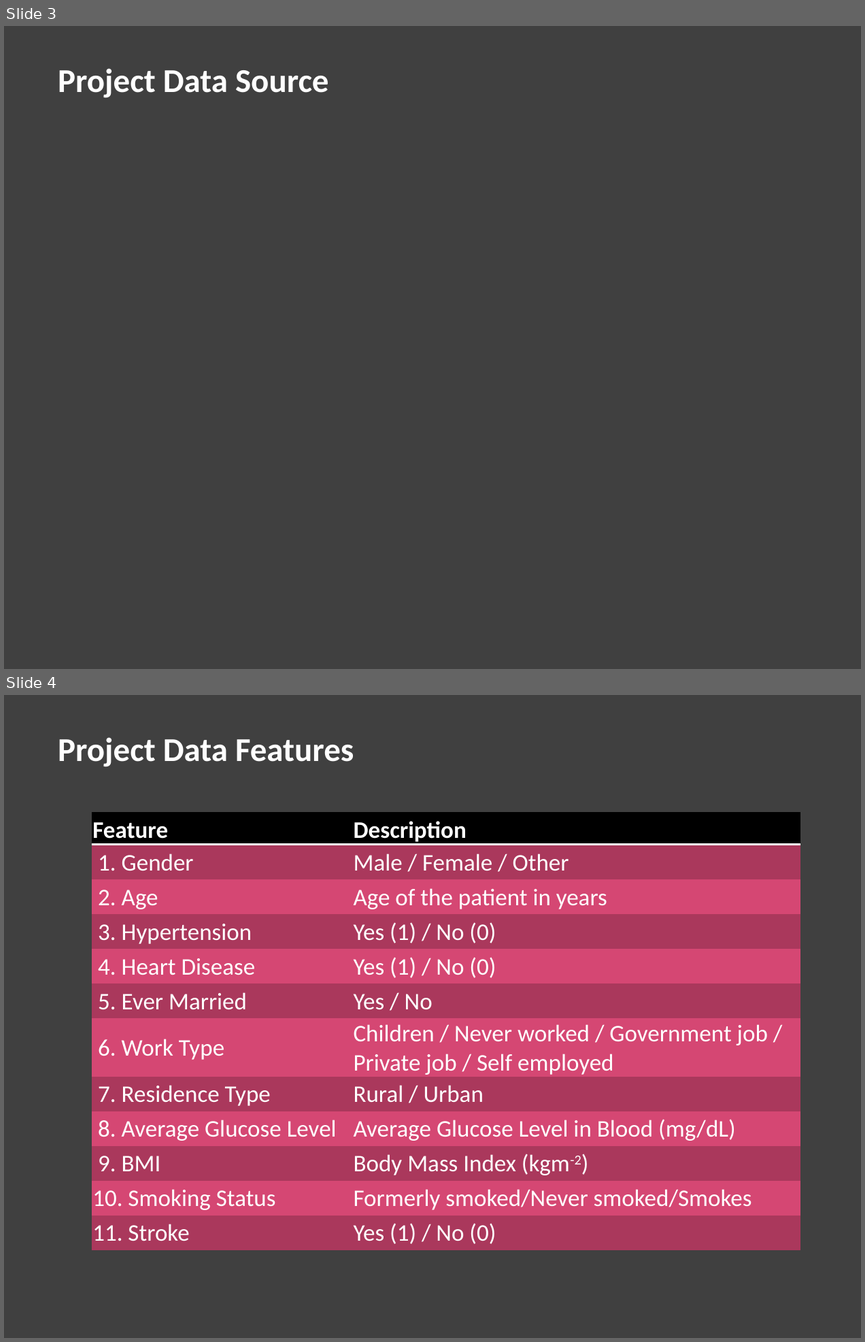
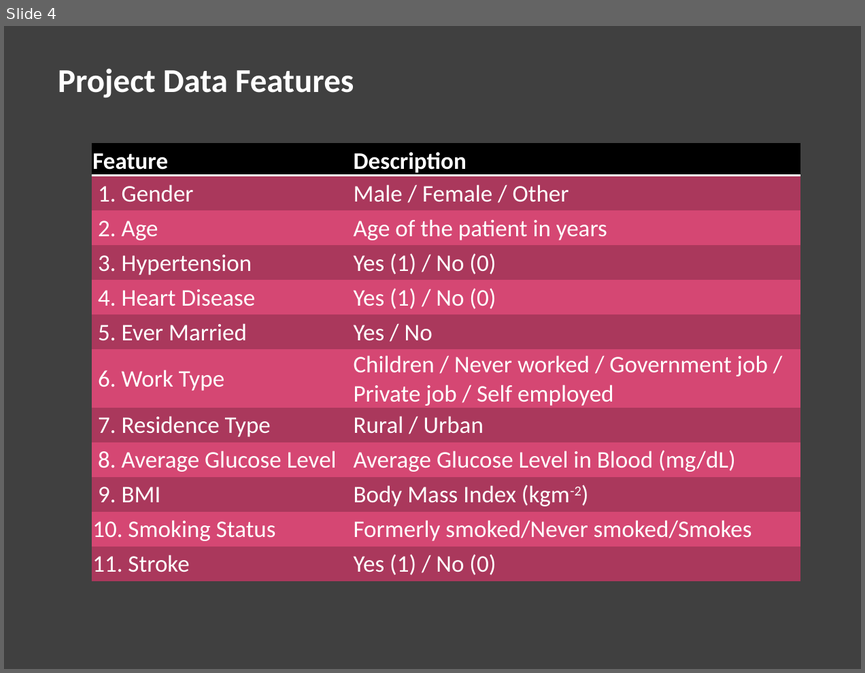
Before and after one commit to sheha919/Stroke_Prediction, a slide deck: stroke_pred_presentation.pptx. Shown one above the other, each under a label of ours: slides 3 and 4 before the commit, slide 4 after it. The pictures are 865x1342 and 865x673 pixels, drawn with LibreOffice and Linux fonts; fonts in the diff are those of the drawing. Boxes give left, top, right and bottom in pixels: in the first picture for what was removed or moved away, otherwise in the second. Text is boxed around its words. In the diff, an @@ line names an element or a change of style, - is before the commit and + after.

```diff
--- a/stroke_pred_presentation.pptx
+++ b/stroke_pred_presentation.pptx
@@ slide 3 removed at [4, 26, 861, 669], background #404040 @@
@@ text removed at [58, 68, 329, 98] @@
-Project Data Source
```
Also in this commit, not shown: 3 slides changed, 8 slides added, 2 other slides removed.
